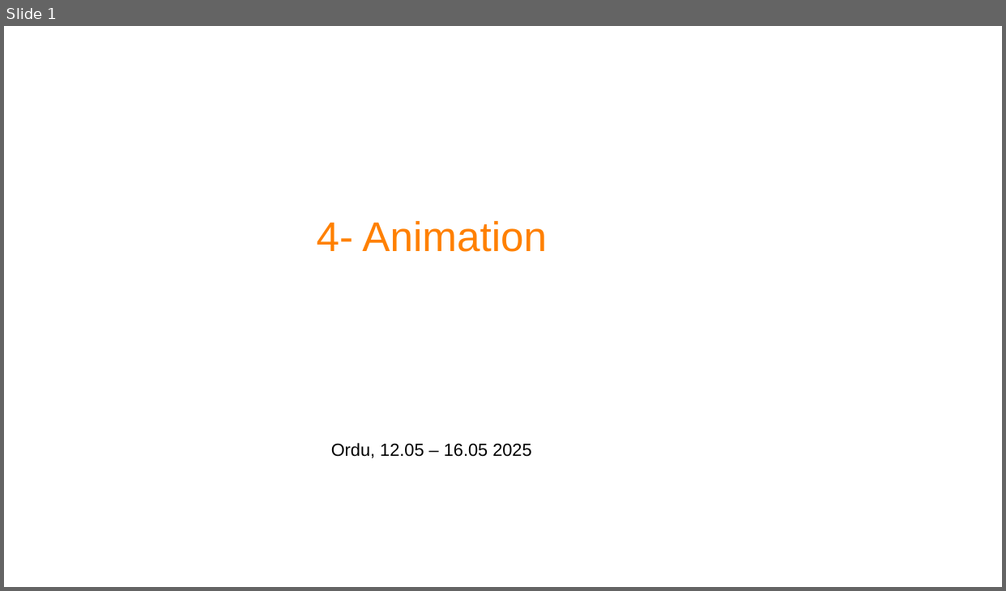
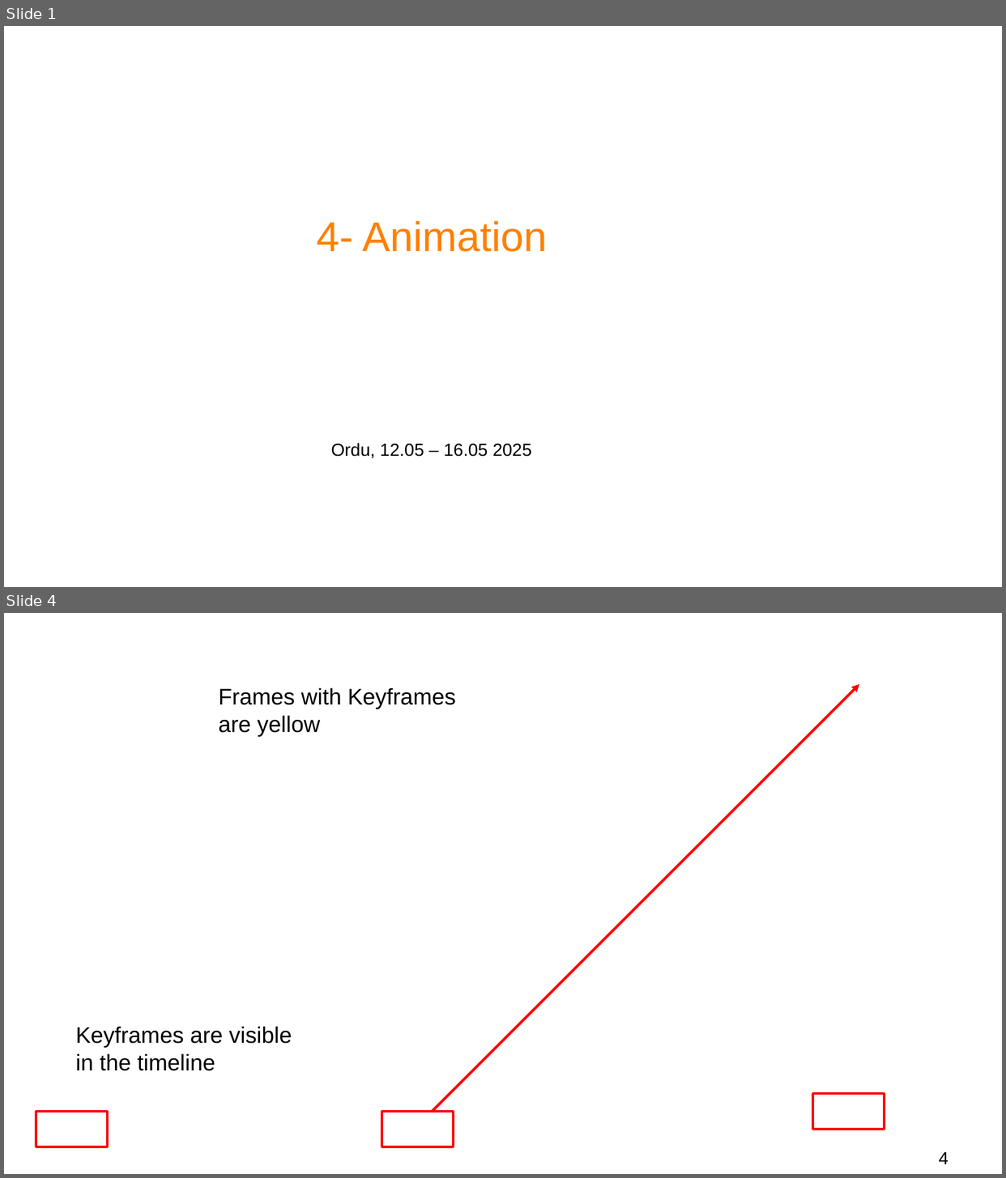
Before and after one commit to projetoalfobre/Ordu-2025-3d-training, a slide deck: presentations/4-animation.odp. Shown one above the other, each under a label of ours: slide 1 before the commit, slides 1 and 4 after it; the slides between them are not shown. The pictures are 1006x591 and 1006x1178 pixels, drawn with LibreOffice and Linux fonts; fonts in the diff are those of the drawing; background and template pictures are left out. Boxes give left, top, right and bottom in pixels: in the first picture for what was removed or moved away, otherwise in the second. Text is boxed around its words. In the diff, an @@ line names an element or a change of style, - is before the commit and + after.

```diff
--- a/presentations/4-animation.odp
+++ b/presentations/4-animation.odp
@@ slide 4 added at box(4, 613, 1002, 1174), background picture (left out) @@
@@ arrow added from (432, 1112) to (859, 684), #FF0000 1.98 pt @@
@@ text added at box(219, 688, 455, 736), 18 pt, text #000000 @@
+Frames with Keyframes
+are yellow
@@ text added at box(76, 1026, 292, 1071), 18 pt, text #000000 @@
+Keyframes are visible in the timeline
@@ rectangle added at box(813, 1094, 885, 1129), outline #FF0000 1.98 pt @@
@@ rectangle added at box(36, 1112, 107, 1148), outline #FF0000 1.98 pt @@
@@ rectangle added at box(381, 1112, 454, 1148), outline #FF0000 1.98 pt @@
@@ page number added at box(939, 1152, 948, 1165), 14 pt, text #000000 @@
+4
```
Also in this commit, not shown: 3 other slides added, 1 slide removed, 7 other files.
